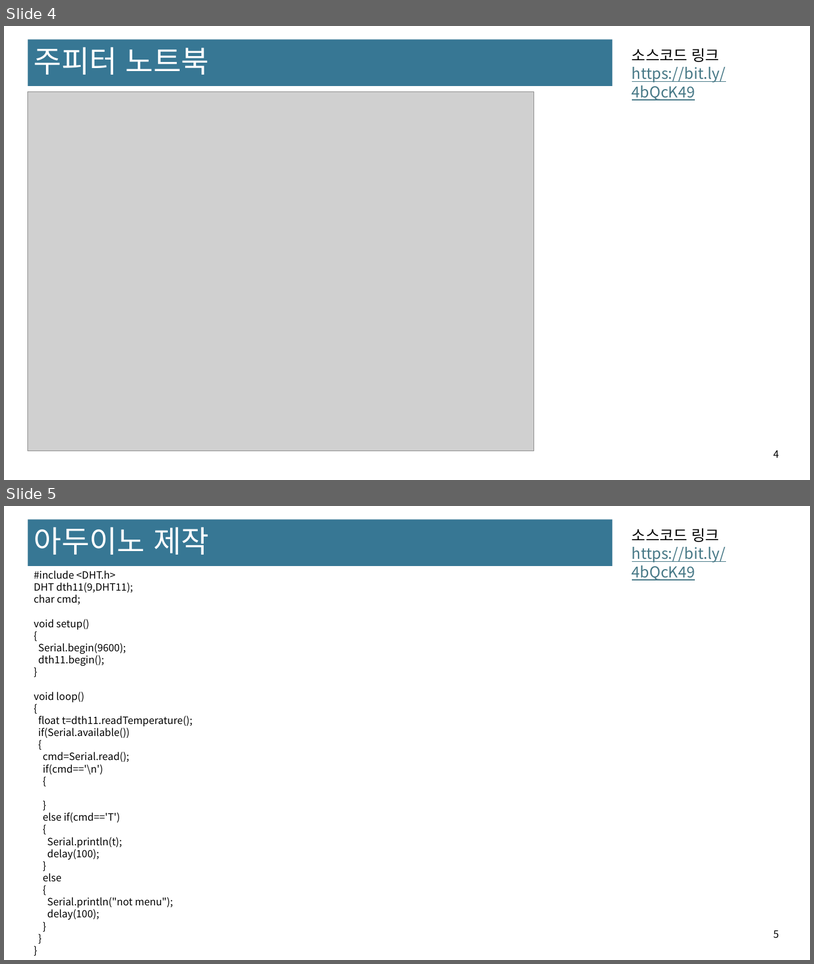
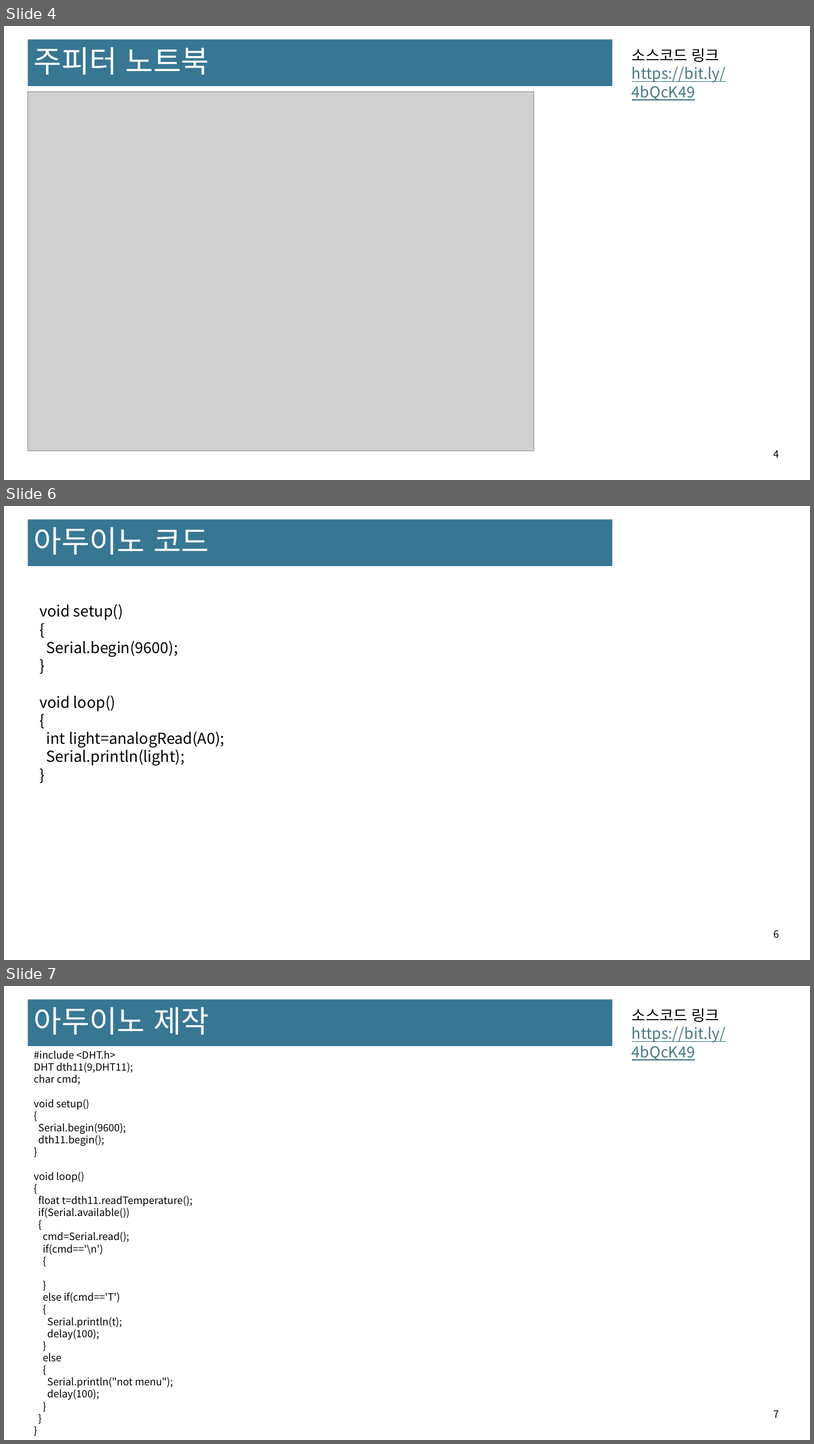
Before and after one commit to ahndaeyeong/-, a slide deck: day3/미리가는 연구실(07.24).pptx. Shown one above the other, each under a label of ours: slides 4 and 5 before the commit, slides 4, 6 and 7 after it; the slides between them are not shown. The pictures are 814x964 and 814x1444 pixels, drawn with LibreOffice and Linux fonts; fonts in the diff are those of the drawing; grey boxes stand for pictures. Boxes give left, top, right and bottom in pixels: in the first picture for what was removed or moved away, otherwise in the second. Text is boxed around its words. In the diff, an @@ line names an element or a change of style, - is before the commit and + after.

```diff
--- a/day3/미리가는 연구실(07.24).pptx
+++ b/day3/미리가는 연구실(07.24).pptx
@@ slide 6 added at (x1=4, y1=506, x2=810, y2=960), background #FFFFFF; not listed: 2 template elements that a slide beside it also shows @@
@@ text added at (x1=34, y1=527, x2=209, y2=555), 36 pt, text #FFFFFF @@
+아두이노 코드
@@ text added at (x1=39, y1=604, x2=225, y2=766), 18 pt, text #000000 @@
+void setup()
+{
+Serial.begin(9600);
+}
+void loop()
+{
+int light=analogRead(A0);
+Serial.println(light);
+}
@@ what was slide 5 is now slide 7 @@
@@ page number at (x1=774, y1=1410, x2=779, y2=1417): text changed @@
-5
+7
```
Also in this commit, not shown: 1 other slide added, 1 other file.
